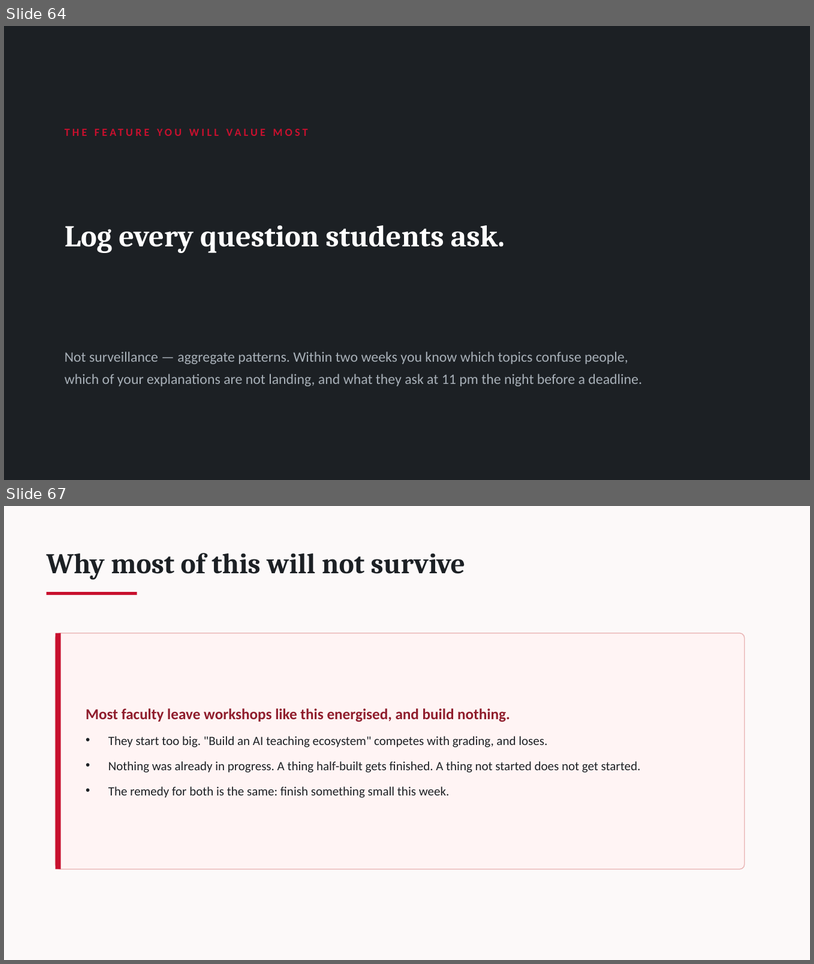
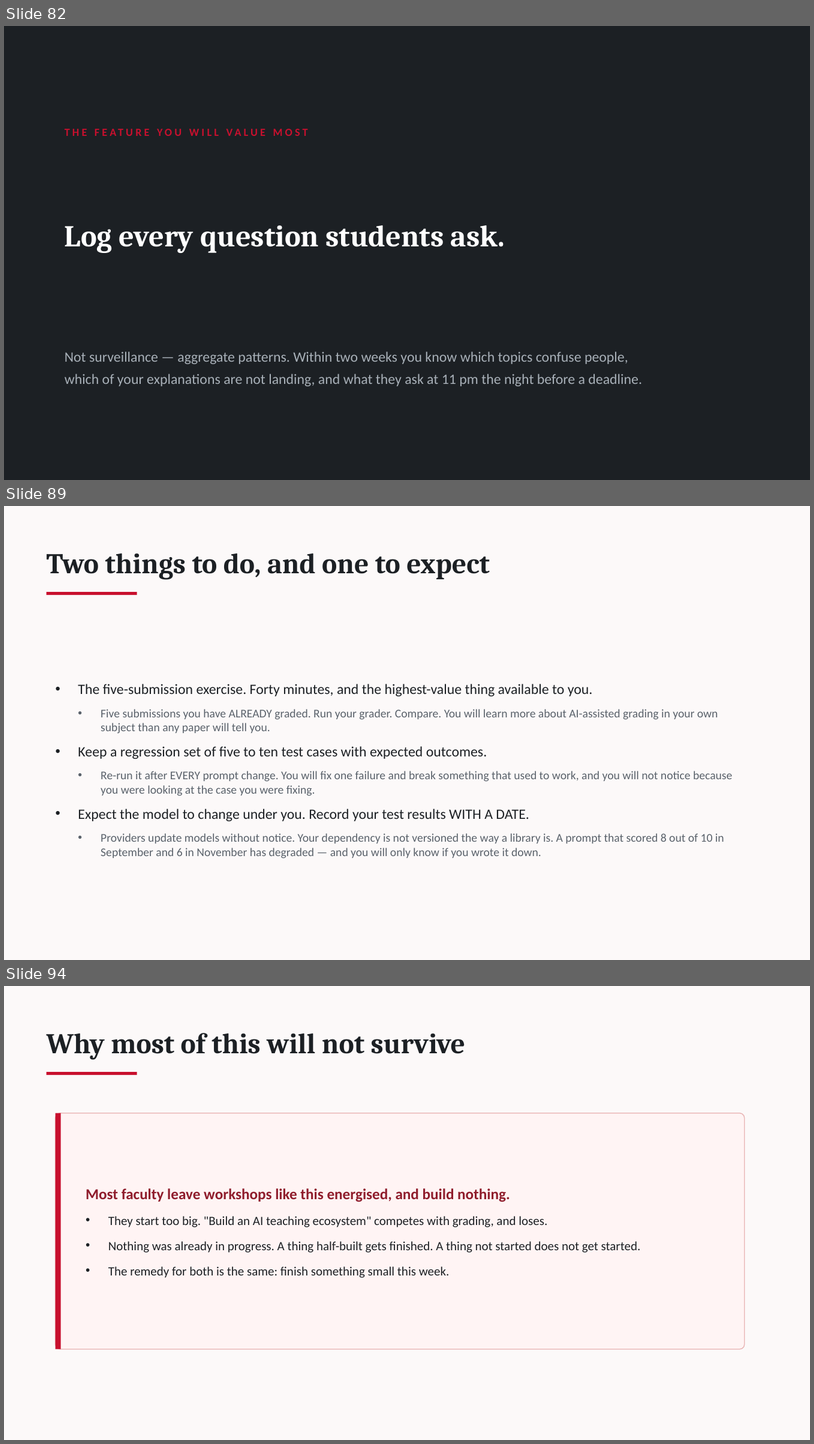
Before and after one commit to dineshkwadhwani/thecoachdinesh, a slide deck: courses/ai/workshop/03_Facilitator/PPT1_Workshop_Slides.pptx. Shown one above the other, each under a label of ours: slides 64 and 67 before the commit, slides 82, 89 and 94 after it; the slides between them are not shown. The pictures are 814x964 and 814x1444 pixels, drawn with LibreOffice and Linux fonts; fonts in the diff are those of the drawing. Boxes give left, top, right and bottom in pixels: in the first picture for what was removed or moved away, otherwise in the second. Text is boxed around its words. In the diff, an @@ line names an element or a change of style, - is before the commit and + after.

```diff
--- a/courses/ai/workshop/03_Facilitator/PPT1_Workshop_Slides.pptx
+++ b/courses/ai/workshop/03_Facilitator/PPT1_Workshop_Slides.pptx
@@ slide 89 added at [4, 506, 810, 960], background #FCF9F9 @@
@@ text added at [47, 553, 490, 579], 34 pt, text #1C2024, bold @@
+Two things to do, and one to expect
@@ rectangle added at [47, 592, 137, 595], fill #C8102E @@
@@ text added at [78, 684, 732, 858], 14 pt, text #5A626B @@
+• The five-submission exercise. Forty minutes, and the highest-value thing available to you.
+  • Five submissions you have ALREADY graded. Run your grader. Compare. You will learn more about AI-assisted grading in your own subject than any paper will tell you.
+• Keep a regression set of five to ten test cases with expected outcomes.
+  • Re-run it after EVERY prompt change. You will fix one failure and break something that used to work, and you will not notice because you were looking at the case you were fixing.
+• Expect the model to change under you. Record your test results WITH A DATE.
+  • Providers update models without notice. Your dependency is not versioned the way a library is. A prompt that scored 8 out of 10 in September and 6 in November has degraded — and you will only know if you wrote it down.
@@ what was slide 64 is now slide 82 @@
@@ what was slide 67 is now slide 94 @@
```
Also in this commit, not shown: 8 slides changed, 30 other slides added, 4 slides removed, 3 other files.
